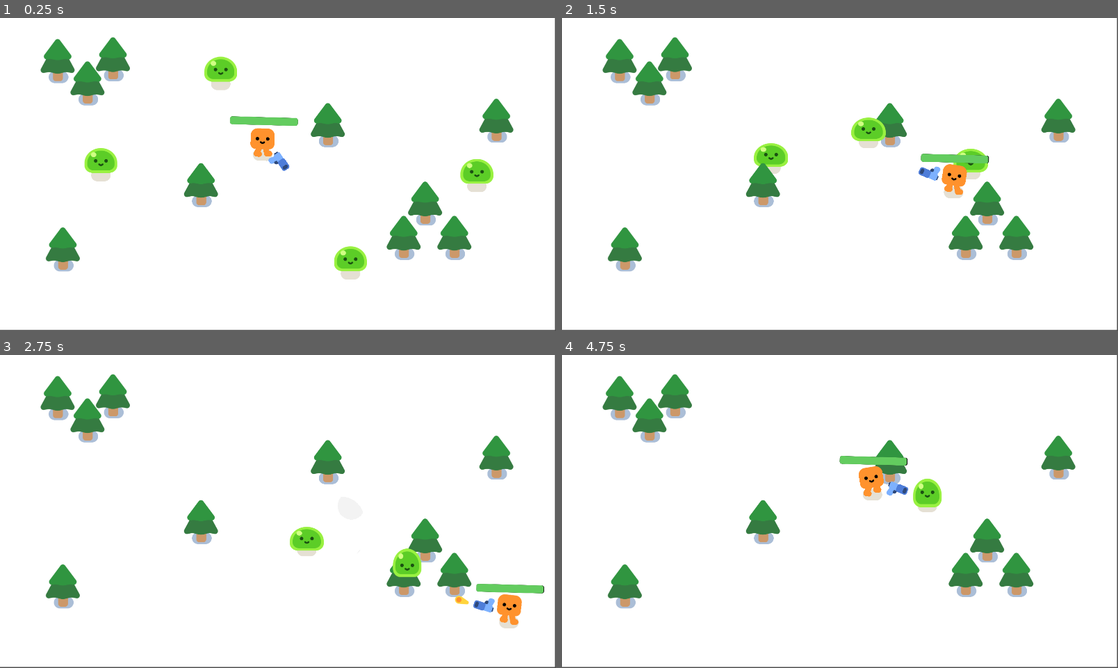
Above: before the commit, frames 1-4 (two rows, left to right).
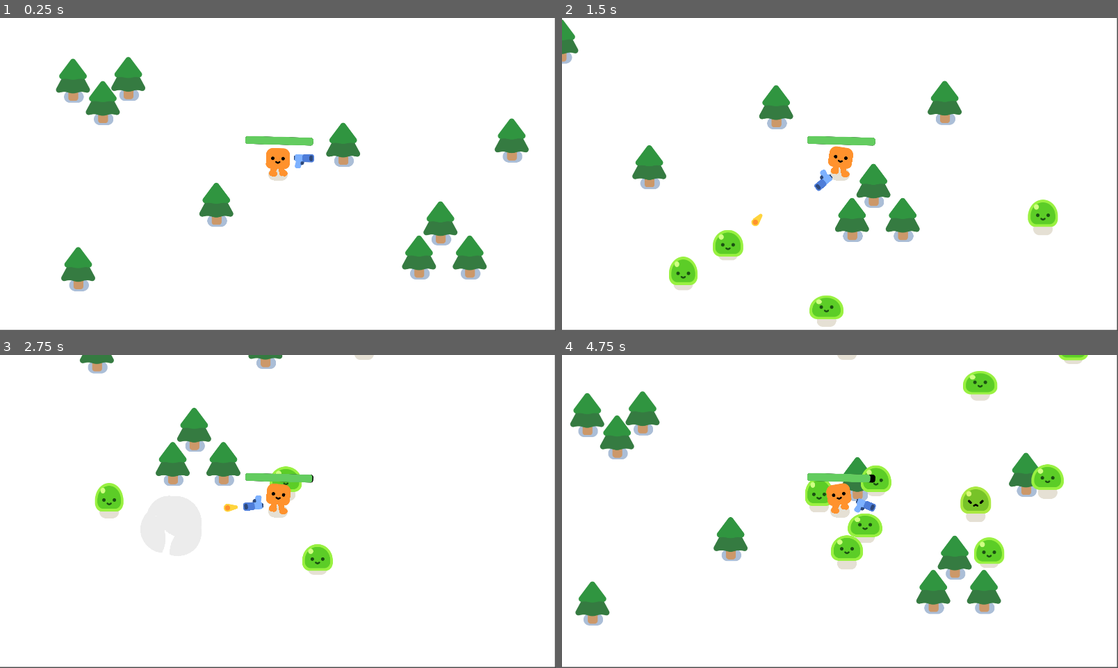
Above: after the commit, the same moments.

Repository: CWong1111/Cartoon-cute
Game: Godot game, scene res://survivors_game.tscn
Two runs of this game, one before a commit and one after it. Both use one fixed random seed, a clock stepped at 60 frames per second and the inputs below.
Inputs:
- Up to frame 1 (0.25 s): no input
- Up to frame 2 (1.5 s): hold D (move_right) 0.53-1.28 s; hold S (move_down) from 1.28 s (still down)
- Up to frame 3 (2.75 s): release S (move_down) at 2.03 s; hold D (move_right) from 2.03 s (still down)
- Up to frame 4 (4.75 s): release D (move_right) at 2.78 s; hold W (move_up) 2.78-3.53 s; hold A (move_left) from 3.53 s (still down)

The runs differ from the first frame. In frame 1, 13% of the frame differs, in the area x 7-96%, y 6-88%; in frame 2, 14%; in frame 3, 11%; in frame 4, 15%, in the area x 1-95%, y 0-87%.

Commit message:
cartoon cute 8
-Randomly Spawn Mobs
-Add Game over screen

Diff:
--- a/player.tscn
+++ b/player.tscn
@@ -57,3 +57,5 @@
 theme_override_styles/fill = SubResource("StyleBoxFlat_a24lw")
 value = 100.0
 show_percentage = false
+
+[node name="Camera2D" type="Camera2D" parent="."]
--- /dev/null
+++ b/survivors_game.gd
@@ -0,0 +1,16 @@
+extends Node2D
+
+func spawn_mob():
+	var new_mob = preload("res://mob.tscn").instantiate()
+	%PathFollow2D.progress_ratio = randf()
+	new_mob.global_position = %PathFollow2D.global_position
+	add_child(new_mob)
+
+
+func _on_timer_timeout():
+	spawn_mob()
+
+
+func _on_player_health_depleted():
+	%GameOver.visible = true
+	get_tree().paused = true
--- a/survivors_game.tscn
+++ b/survivors_game.tscn
@@ -1,11 +1,18 @@
-[gd_scene load_steps=4 format=3 uid="uid://it25lohfiog4"]
+[gd_scene load_steps=5 format=3 uid="uid://it25lohfiog4"]
 
+[ext_resource type="Script" path="res://survivors_game.gd" id="1_7qmao"]
 [ext_resource type="PackedScene" uid="uid://dmll6g3vg5tsy" path="res://player.tscn" id="1_c5cs6"]
 [ext_resource type="PackedScene" uid="uid://c7id0nb8ush7c" path="res://pine_tree.tscn" id="2_s7ipj"]
-[ext_resource type="PackedScene" uid="uid://bi073a8il0kb2" path="res://mob.tscn" id="3_xnu0s"]
+
+[sub_resource type="Curve2D" id="Curve2D_uf50s"]
+_data = {
+"points": PackedVector2Array(0, 0, 0, 0, -63, -219, 0, 0, 0, 0, 2017, -216, 0, 0, 0, 0, 1997, 1184, 0, 0, 0, 0, -60, 1179, 0, 0, 0, 0, -63, -219, 0, 0, 0, 0, -63, -222)
+}
+point_count = 6
 
 [node name="Game" type="Node2D"]
 y_sort_enabled = true
+script = ExtResource("1_7qmao")
 
 [node name="CanvasLayer" type="CanvasLayer" parent="."]
 layer = -30
@@ -18,8 +25,15 @@
 position = Vector2(907, 472)
 rotation = 0.0271852
 
-[node name="Mob" parent="." instance=ExtResource("3_xnu0s")]
-position = Vector2(274, 552)
+[node name="Path2D" type="Path2D" parent="Player"]
+position = Vector2(-919.495, -447.172)
+rotation = -0.0271852
+curve = SubResource("Curve2D_uf50s")
+
+[node name="PathFollow2D" type="PathFollow2D" parent="Player/Path2D"]
+unique_name_in_owner = true
+position = Vector2(-63, -219)
+rotation = 0.00144231
 
 [node name="PineTree" parent="." instance=ExtResource("2_s7ipj")]
 position = Vector2(302, 218)
@@ -51,11 +65,37 @@
 [node name="PineTree10" parent="." instance=ExtResource("2_s7ipj")]
 position = Vector2(1714, 347)
 
-[node name="Mob2" parent="." instance=ExtResource("3_xnu0s")]
-position = Vector2(1721, 591)
+[node name="Timer" type="Timer" parent="."]
+wait_time = 0.3
+autostart = true
 
-[node name="Mob3" parent="." instance=ExtResource("3_xnu0s")]
-position = Vector2(1255, 942)
+[node name="GameOver" type="CanvasLayer" parent="."]
+unique_name_in_owner = true
+visible = false
 
-[node name="Mob4" parent="." instance=ExtResource("3_xnu0s")]
-position = Vector2(724, 163)
+[node name="ColorRect" type="ColorRect" parent="GameOver"]
+anchors_preset = 15
+anchor_right = 1.0
+anchor_bottom = 1.0
+grow_horizontal = 2
+grow_vertical = 2
+color = Color(0, 0, 0, 0.54902)
+
+[node name="Label" type="Label" parent="GameOver/ColorRect"]
+layout_mode = 1
+anchors_preset = 8
+anchor_left = 0.5
+anchor_top = 0.5
+anchor_right = 0.5
+anchor_bottom = 0.5
+offset_left = -46.0
+offset_top = -11.5
+offset_right = 46.0
+offset_bottom = 11.5
+grow_horizontal = 2
+grow_vertical = 2
+theme_override_font_sizes/font_size = 200
+text = "Game Over "
+
+[connection signal="health_depleted" from="Player" to="." method="_on_player_health_depleted"]
+[connection signal="timeout" from="Timer" to="." method="_on_timer_timeout"]
